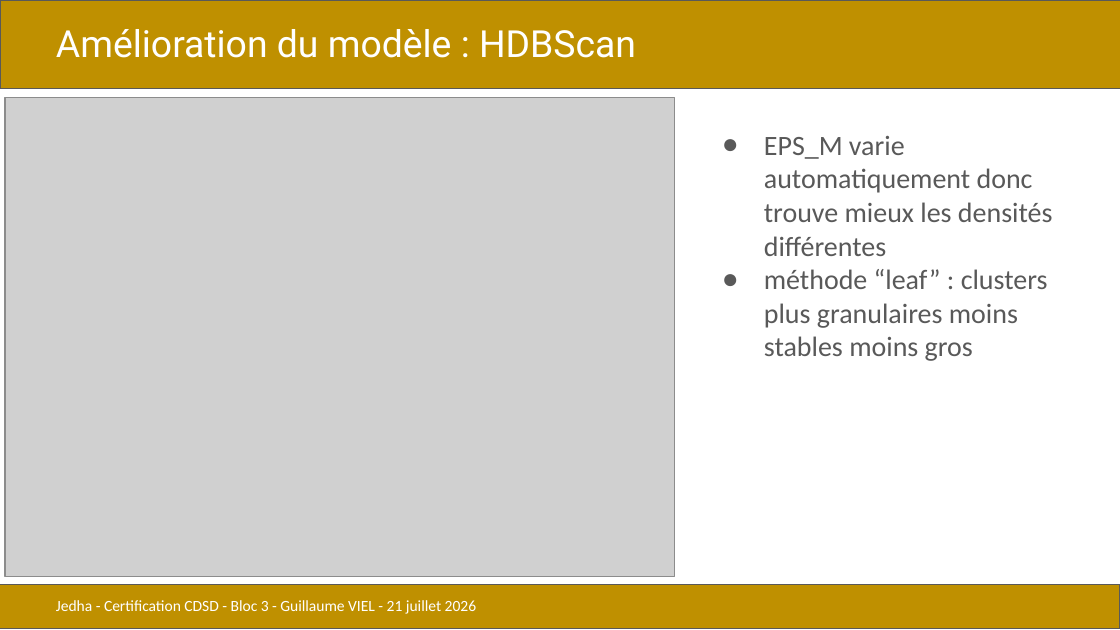
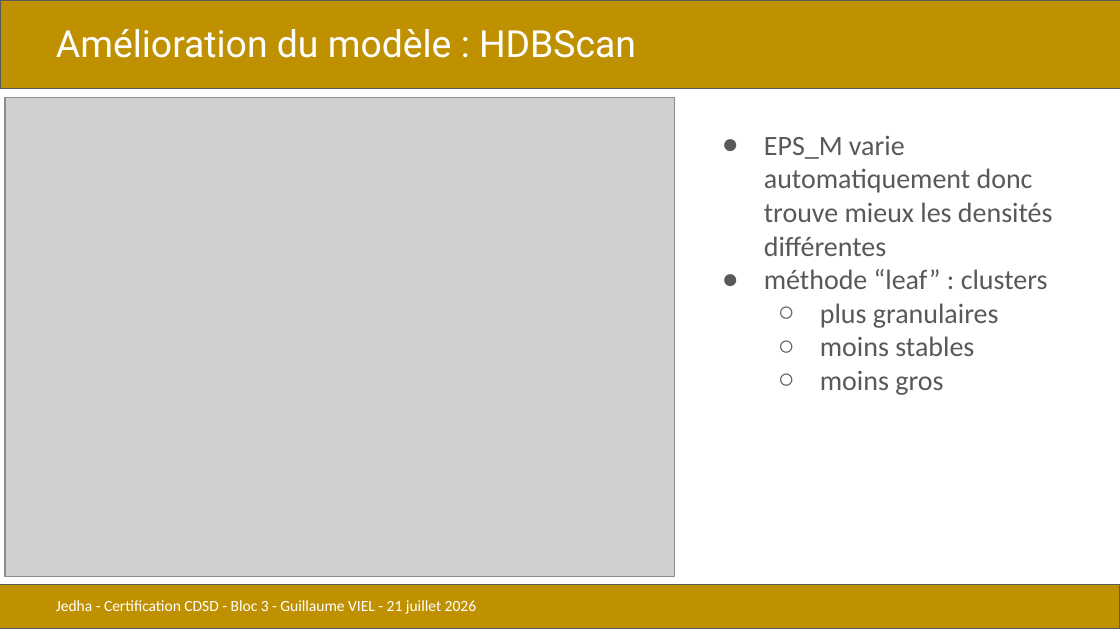
Before and after one commit to gviel/jedha-project-06-uber, a slide deck: slide 14 of docs/presentations/CDSD_bloc3_uber_GV.pptx (slide 13 before the commit). Drawn at 1120x630 pixels with LibreOffice and Linux fonts; fonts in the diff are those of the drawing; grey boxes stand for pictures. Boxes give left, top, right and bottom in pixels: in the first picture for what was removed or moved away, otherwise in the second. Text is boxed around its words. In the diff, an @@ line names an element or a change of style, - is before the commit and + after.

```diff
--- a/docs/presentations/CDSD_bloc3_uber_GV.pptx
+++ b/docs/presentations/CDSD_bloc3_uber_GV.pptx
@@ text at <box>764,269,1048,395</box>: text changed @@
-● méthode “leaf” : clusters plus granulaires moins stables moins gros
+● méthode “leaf” : clusters
+  ○ plus granulaires
+  ○ moins stables
+  ○ moins gros
```
Also in this commit, not shown: 3 other slides changed, 3 slides added, 2 other files.
